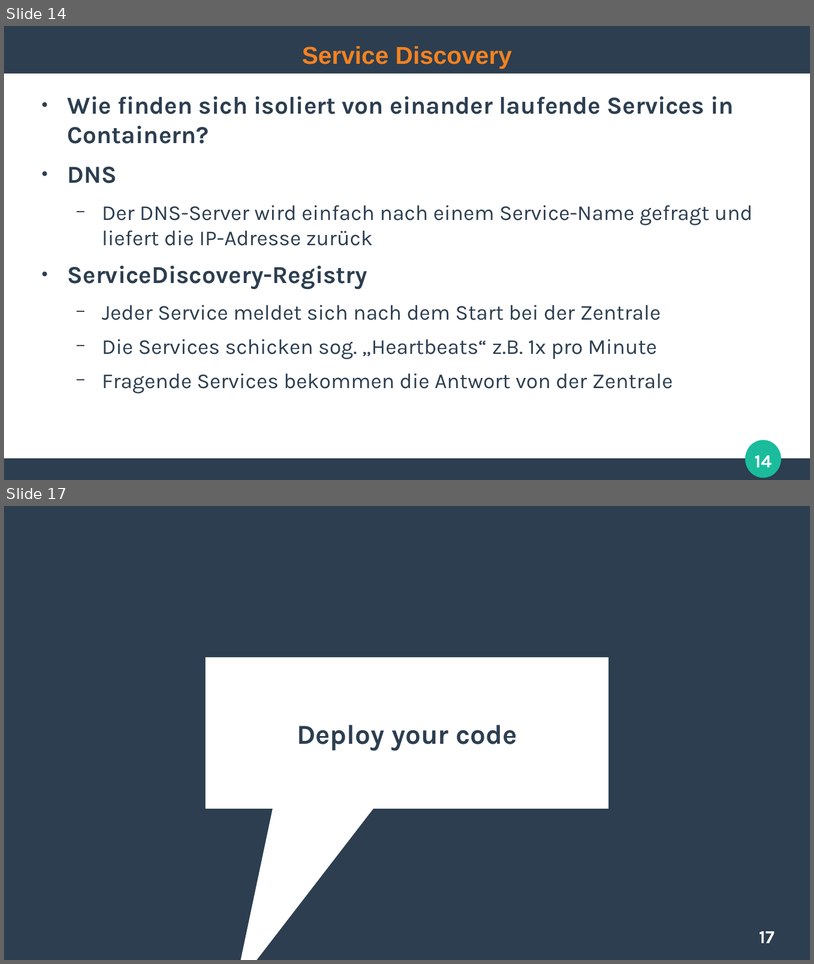
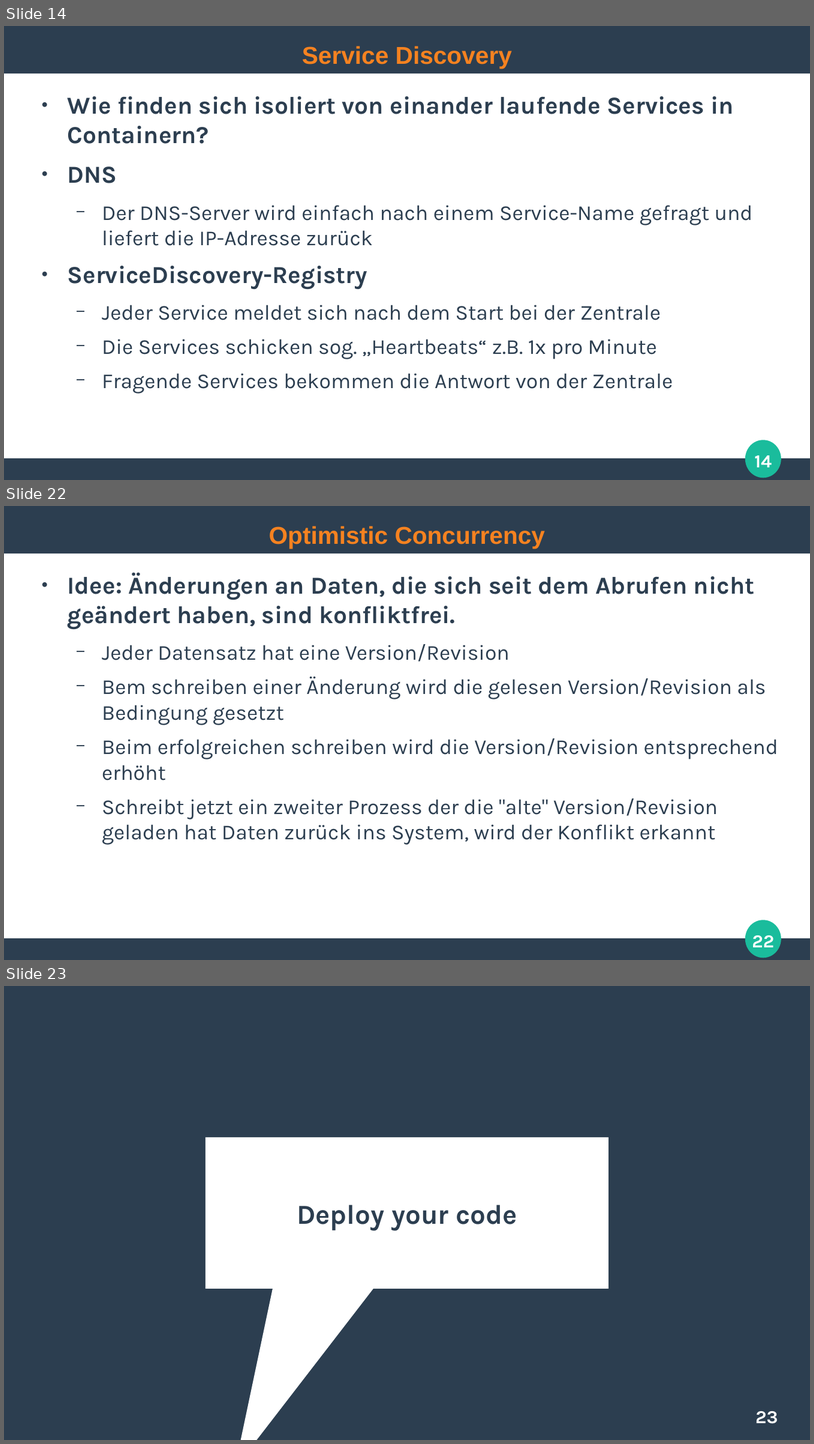
Before and after one commit to ghandmann/HS-AlbSig-WebAnwendungen2, a slide deck: Kapitel/10_Microservice_Architecture.odp. Shown one above the other, each under a label of ours: slides 14 and 17 before the commit, slides 14, 22 and 23 after it; the slides between them are not shown. The pictures are 814x964 and 814x1444 pixels, drawn with LibreOffice and Linux fonts; fonts in the diff are those of the drawing. Boxes give left, top, right and bottom in pixels: in the first picture for what was removed or moved away, otherwise in the second. Text is boxed around its words. In the diff, an @@ line names an element or a change of style, - is before the commit and + after.

```diff
--- a/Kapitel/10_Microservice_Architecture.odp
+++ b/Kapitel/10_Microservice_Architecture.odp
@@ slide 22 added at (4, 506, 810, 960), background #FFFFFF; not listed: 3 template elements that a slide beside it also shows @@
@@ title added at (269, 526, 546, 549), 24 pt, text #F58220, bold @@
+Optimistic Concurrency
@@ text added at (68, 572, 779, 844), 21 pt, text #2C3E50 @@
+● Idee: Änderungen an Daten, die sich seit dem Abrufen nicht geändert haben, sind konfliktfrei.
+  − Jeder Datensatz hat eine Version/Revision
+  − Bem schreiben einer Änderung wird die gelesen Version/Revision als Bedingung gesetzt
+  − Beim erfolgreichen schreiben wird die Version/Revision entsprechend erhöht
+  − Schreibt jetzt ein zweiter Prozess der die "alte" Version/Revision geladen hat Daten zurück ins System, wird der Konflikt erkannt
@@ page number added at (752, 935, 774, 947), 18 pt, text #FFFFFF, bold @@
+22
@@ what was slide 17 is now slide 23 @@
@@ page number at (756, 1411, 778, 1423): text changed @@
-17
+23
```
Also in this commit, not shown: 5 slides changed, 6 other slides added, 1 other file.
